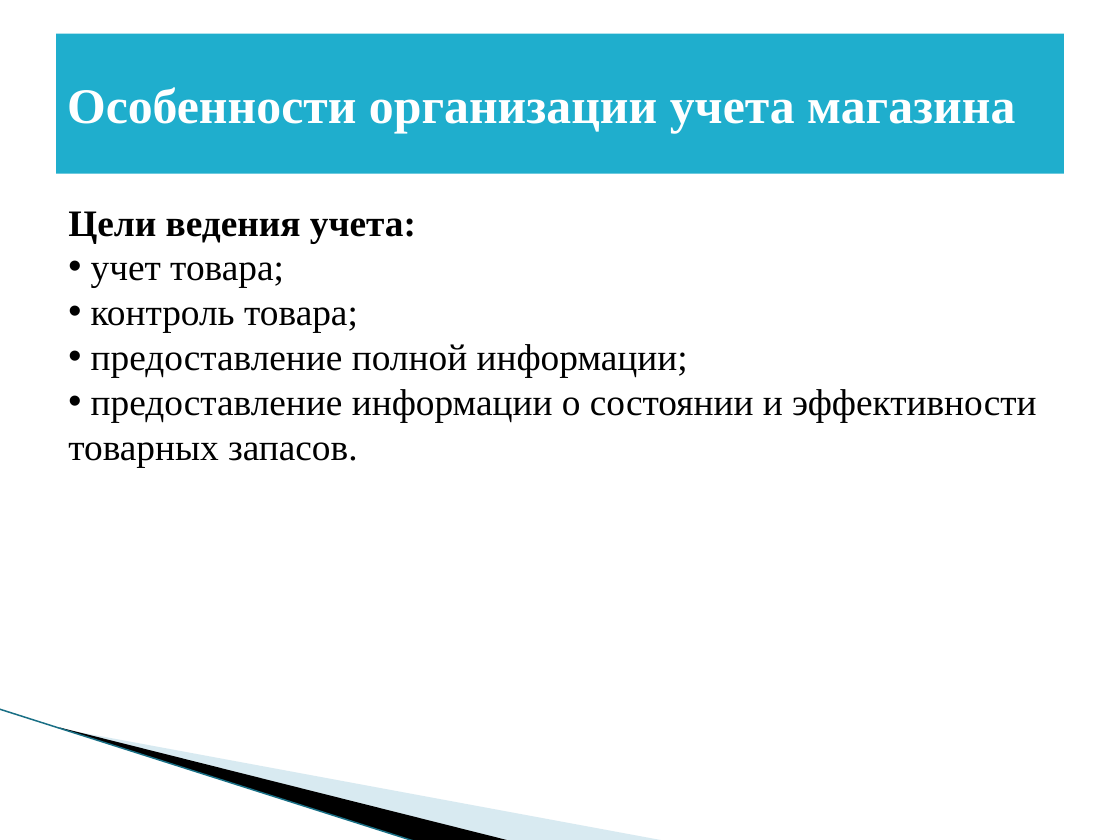
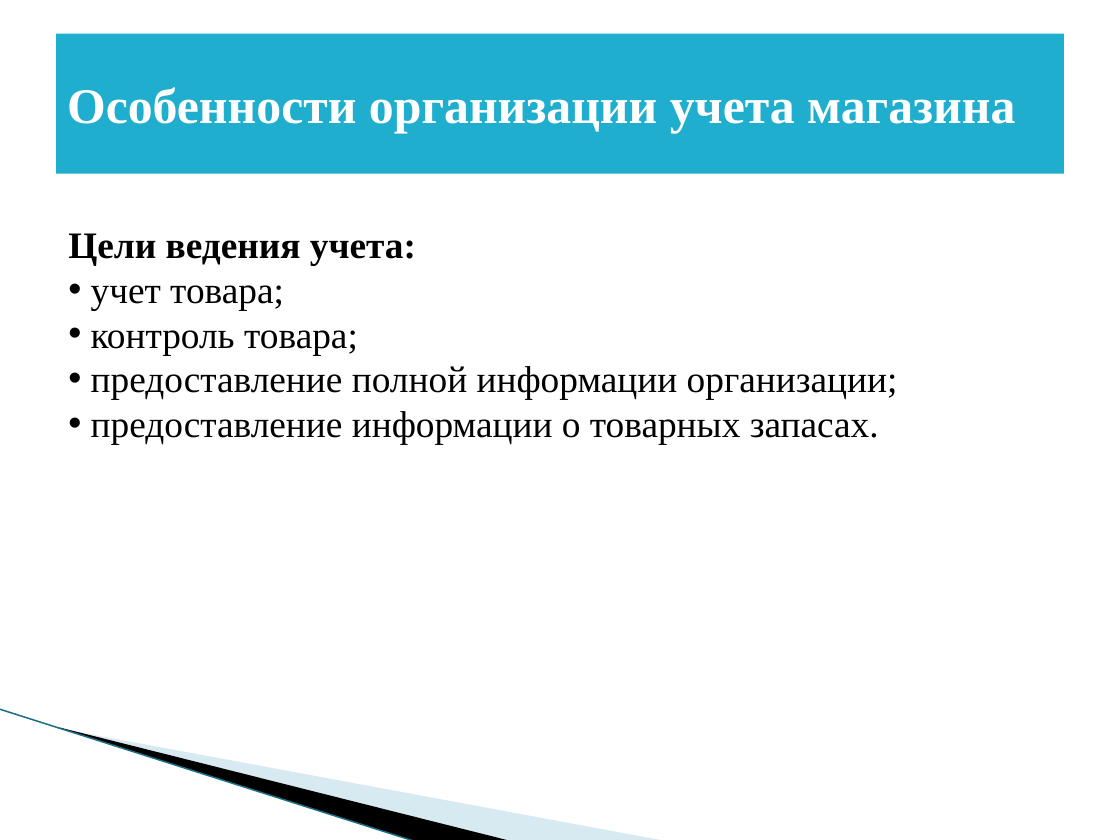
Before and after one commit to BadMax-Kirov/VKR, a slide deck: slide 7 of Выпускная квалификационная работа.pptx. Drawn at 1120x840 pixels with LibreOffice and Linux fonts; fonts in the diff are those of the drawing; background and template pictures are left out. Boxes give left, top, right and bottom in pixels: in the first picture for what was removed or moved away, otherwise in the second. Text is boxed around its words. In the diff, an @@ line names an element or a change of style, - is before the commit and + after.

```diff
--- a/Выпускная квалификационная работа.pptx
+++ b/Выпускная квалификационная работа.pptx
@@ text at [91, 366, 898, 444]: text changed @@
-• предоставление полной информации;
-• предоставление информации о состоянии и эффективности товарных запасов.
+• предоставление полной информации организации;
+• предоставление информации о товарных запасах.
```
Also in this commit, not shown: 1 other slide changed, 2 slides added, 2 slides removed, 1 other file.
